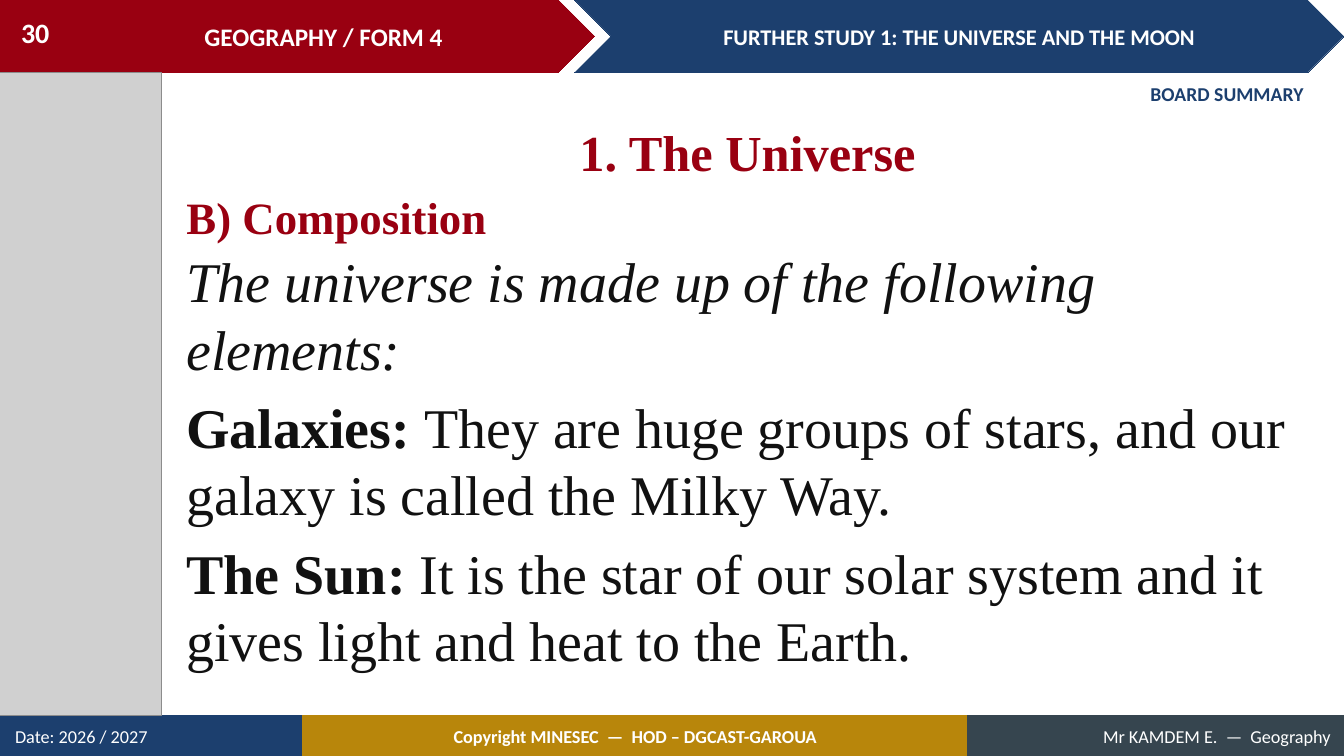
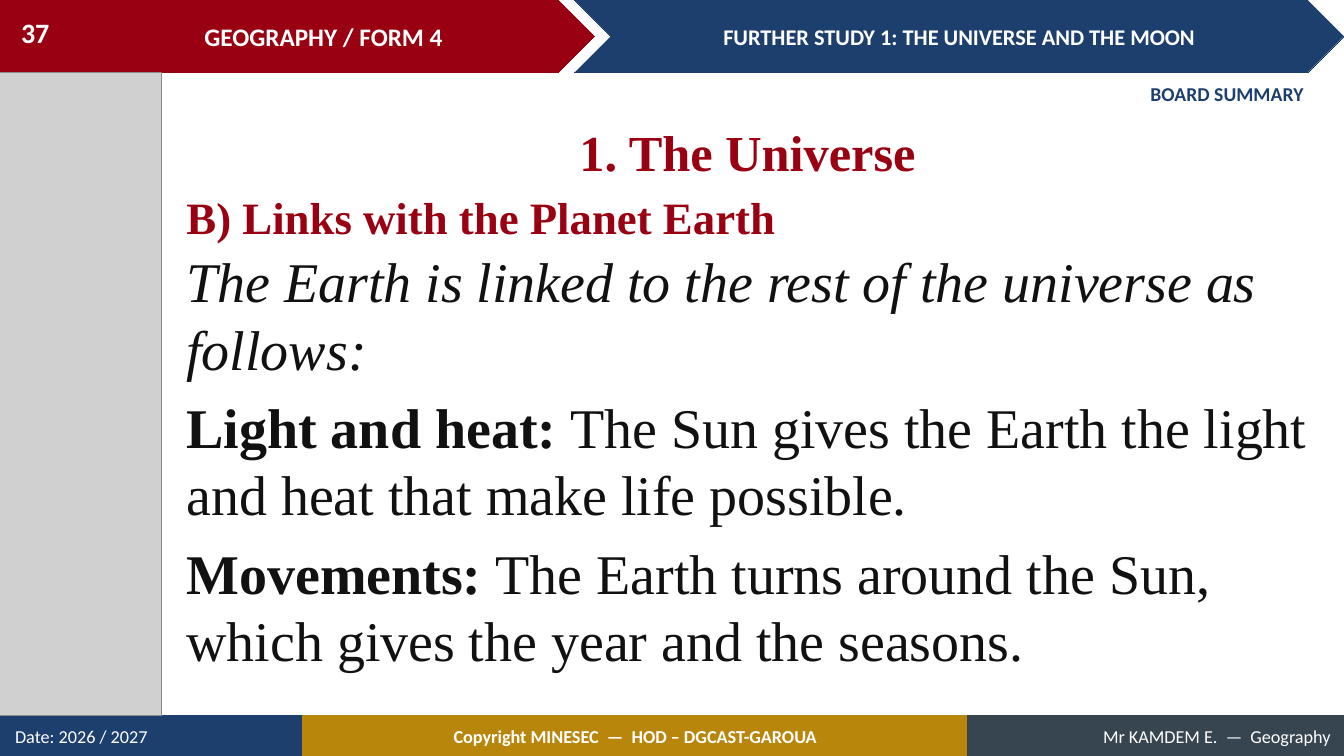
Before and after one commit to Berthautk/linea-github, a slide deck: slide 37 of lecons/F3/02_FORM4_FURTHER_STUDY1_Universe_and_Moon.pptx (slide 30 before the commit). Drawn at 1344x756 pixels with LibreOffice and Linux fonts; fonts in the diff are those of the drawing; grey boxes stand for pictures. Boxes give left, top, right and bottom in pixels: in the first picture for what was removed or moved away, otherwise in the second. Text is boxed around its words. In the diff, an @@ line names an element or a change of style, - is before the commit and + after.

```diff
--- a/lecons/F3/02_FORM4_FURTHER_STUDY1_Universe_and_Moon.pptx
+++ b/lecons/F3/02_FORM4_FURTHER_STUDY1_Universe_and_Moon.pptx
@@ page number at (21,24,49,44): text changed @@
-30
+37
@@ text at (186,203,775,243): text changed @@
-B) Composition
+B) Links with the Planet Earth
@@ text at (186,262,1306,671): text changed @@
-The universe is made up of the following elements:
-Galaxies: They are huge groups of stars, and our galaxy is called the Milky Way.
-The Sun: It is the star of our solar system and it gives light and heat to the Earth.
+The Earth is linked to the rest of the universe as follows:
+Light and heat: The Sun gives the Earth the light and heat that make life possible.
+Movements: The Earth turns around the Sun, which gives the year and the seasons.
```
Also in this commit, not shown: 15 other slides changed, 10 slides added, 10 other files.
